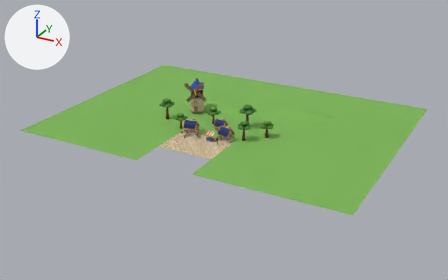
The Blender file environments/village.blend: old version first, new version second.
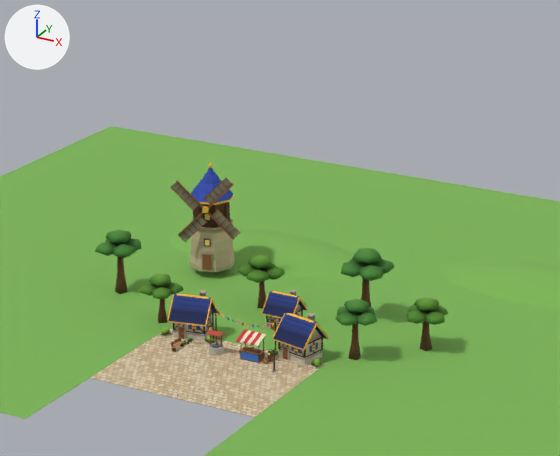
Old and new are each drawn whole from a 50 mm camera at (98.9, -161.3, 84.1) aimed at (-2.0, 22.1, -7.6) and again close up on the part from 29% to 69% of the width and 8% to 62% of the height. Arrows for +X, +Y and +Z are at upper left; the lights stay in place. The last two pictures show the newer version.

Names of what the first close-up shows: 'CottageL', 'CottageR', 'Floor', 'FloorGrout', 'Hill', 'Hill2', 'Lawn', 'LawnL', 'LawnR', 'Tree0', 'Tree1', 'Tree2', 'Tree3', 'Tree4', 'Tree5', 'Windmill' and 11 more.
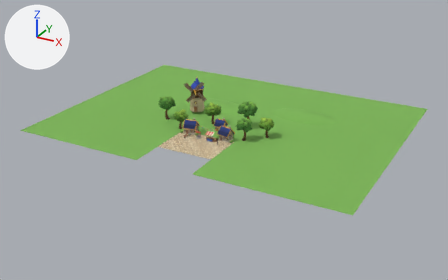
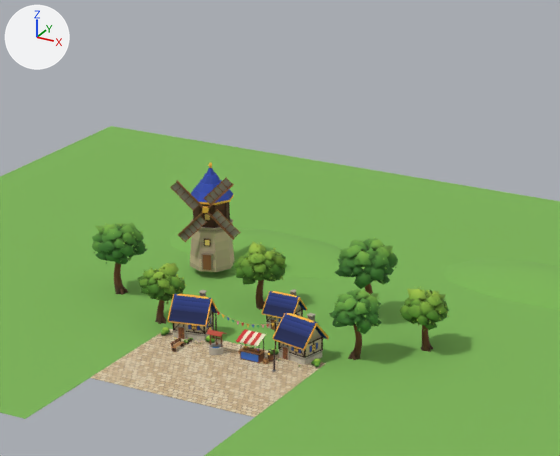
Changed parts and their boxes [x1, y1, x2, y2] in the close-ups (560 x 456 px):
'Tree3', reshaped
    before: [341, 248, 394, 307]
    after: [335, 237, 398, 294]
'Tree5', reshaped (17% wider, 12% taller)
    before: [95, 229, 142, 294]
    after: [92, 222, 147, 295]
'Tree1', reshaped (29% wider, 16% taller)
    before: [336, 299, 377, 360]
    after: [329, 289, 382, 360]
'Tree2', reshaped (15% wider, 28% taller)
    before: [238, 255, 285, 308]
    after: [233, 242, 287, 310]
'Tree4', reshaped (19% wider, 22% taller)
    before: [406, 297, 448, 351]
    after: [400, 286, 450, 352]
'Tree0', reshaped (7% wider, 24% taller)
    before: [139, 274, 184, 323]
    after: [138, 263, 186, 324]
part 1 of me_treeround_a_lod1, rebuilt (13% shorter)
    before: [158, 269, 432, 351]
    after: [156, 280, 431, 351]
part 2 of me_treeround_a_lod1, rebuilt (mostly hidden)
    before: [150, 264, 427, 324]
    after: [411, 317, 418, 323]
part 3 of me_treeround_a_lod1, rebuilt (not visible afterwards)
    before: [149, 255, 439, 311]
part 4 of me_treeround_a_lod1, rebuilt
    before: [139, 270, 445, 325]
    after: [142, 273, 444, 323]
part 5 of me_treeround_a_lod1, rebuilt
    before: [152, 266, 448, 315]
    after: [154, 267, 285, 300]
part 6 of me_treeround_a_lod1, built on
    before: [164, 264, 425, 312]
    after: [138, 242, 450, 330]
part 7 of me_treeround_a_lod1, added
    after: [155, 302, 433, 352]
part 8 of me_treeround_b_lod1, rebuilt (8% shorter)
    before: [115, 256, 371, 360]
    after: [114, 263, 373, 359]
part 9 of me_treeround_b_lod1, rebuilt (mostly hidden afterwards)
    before: [113, 244, 369, 315]
    after: [128, 250, 136, 257]
part 10 of me_treeround_b_lod1, rebuilt (mostly hidden afterwards)
    before: [106, 229, 382, 313]
    after: [118, 229, 368, 309]
part 11 of me_treeround_b_lod1, rebuilt
    before: [120, 238, 365, 326]
    after: [339, 266, 357, 326]
part 12 of me_treeround_b_lod1, rebuilt
    before: [105, 238, 384, 326]
    after: [368, 266, 384, 324]
part 13 of me_treeround_b_lod1, built on
    before: [95, 242, 394, 316]
    after: [92, 222, 398, 334]
part 14 of me_treeround_b_lod1, added
    after: [116, 287, 361, 360]

The change, as a diff of the scene's bpy script:
```diff
--- a/environments/village.blend.py
+++ b/environments/village.blend.py
@@ me_treeround_a_lod1 @@
 # used by ob_tree0; location = (-11.8, 8.6, 0.0); rotation_euler = (1.571, 0.0, 0.0), in degrees (90, 0, 0); scale = (0.95, 0.95, 0.95)
-me_treeround_a_lod1.from_pydata(...)  # 73 vertices, 120 faces; spans x -2.46..2.25, y -0.75..6.15, z -2.31..2.43
+me_treeround_a_lod1.from_pydata(...)  # 1641 vertices, 2249 faces; spans x -3.06..3.21, y -0.65..7.3, z -3.1..2.55
+# me_treeround_a_lod1 part 1: the loose piece of 13 vertices spanning x -0.75..0.75, y -0.75..4.41, z -0.75..0.75 is rebuilt with 91 vertices and now spans x -0.7..0.54, y -0.65..3.85, z -0.52..0.73
+# me_treeround_a_lod1 part 2: the loose piece of 12 vertices spanning x -2.12..0.52, y 3.36..4.93, z -2.31..0.25 is rebuilt with 23 vertices and now spans x -1.82..-0.29, y 3.49..4.62, z -2.06..-0.42
+# me_treeround_a_lod1 part 3: the loose piece of 12 vertices spanning x -1.26..1.4, y 4.49..6.15, z -1.43..1.36 is rebuilt with 23 vertices and now spans x -1.39..0.87, y 4.54..6.15, z -1.15..1.23
+# me_treeround_a_lod1 part 4: the loose piece of 12 vertices spanning x -2.46..0.17, y 3.36..4.93, z -0.67..1.9 is rebuilt with 23 vertices and now spans x -2.13..-0.53, y 3.75..4.84, z 0.14..1.83
+# me_treeround_a_lod1 part 5: the loose piece of 12 vertices spanning x -0.7..1.89, y 3.36..4.93, z -0.2..2.43 is rebuilt with 23 vertices and now spans x -0.43..1.6, y 3.58..5.07, z 0.48..2.14
+# me_treeround_a_lod1 part 6: 12 vertices removed from x -0.35..2.25, y 3.36..4.93, z -2.15..0.47; 1378 vertices added at x -3.06..3.21, y 3.08..7.3, z -3.1..2.55
+# me_treeround_a_lod1 part 7: 80 vertices added at x -1.12..1.08, y -0.47..0.59, z -0.83..1.14
 me_treeround_a_lod1.materials.append(mat_propvertexmat)
@@ me_treeround_b_lod1 @@
 # used by ob_tree1; location = (12.2, 10.0, 0.0); rotation_euler = (1.571, 0.0, 0.698), in degrees (90, 0, 40); scale = (0.9, 0.9, 0.9)
-me_treeround_b_lod1.from_pydata(...)  # 73 vertices, 120 faces; spans x -2.52..2.66, y -0.79..7.79, z -2.28..2.93
+me_treeround_b_lod1.from_pydata(...)  # 1465 vertices, 2249 faces; spans x -3.35..3.29, y -0.68..8.6, z -3.01..3.44
+# me_treeround_b_lod1 part 8: the loose piece of 13 vertices spanning x -0.82..0.82, y -0.79..5.37, z -0.82..0.82 is rebuilt with 91 vertices and now spans x -0.61..0.91, y -0.68..4.83, z -0.79..0.6
+# me_treeround_b_lod1 part 9: the loose piece of 12 vertices spanning x -2.15..0.75, y 4.72..6.45, z -2.28..0.53 is rebuilt with 23 vertices and now spans x -2.18..-0.26, y 4.92..6.09, z -1.53..0.34
+# me_treeround_b_lod1 part 10: the loose piece of 12 vertices spanning x -1.2..1.72, y 5.96..7.79, z -1.32..1.76 is rebuilt with 23 vertices and now spans x -1.11..1.35, y 5.9..7.69, z -0.62..1.91
+# me_treeround_b_lod1 part 11: the loose piece of 12 vertices spanning x -2.52..0.38, y 4.72..6.45, z -0.47..2.35 is rebuilt with 23 vertices and now spans x -2.37..0.06, y 4.86..6.32, z 0.52..2.69
+# me_treeround_b_lod1 part 12: the loose piece of 12 vertices spanning x -0.58..2.27, y 4.72..6.45, z 0.04..2.93 is rebuilt with 23 vertices and now spans x 0.49..2.41, y 5.05..6.73, z 0.46..2.74
+# me_treeround_b_lod1 part 13: 12 vertices removed from x -0.2..2.66, y 4.72..6.45, z -2.11..0.77; 1202 vertices added at x -3.35..3.29, y 4.06..8.6, z -3.01..3.44
+# me_treeround_b_lod1 part 14: 80 vertices added at x -1.15..1.03, y -0.47..0.62, z -1.17..0.97
 me_treeround_b_lod1.materials.append(mat_propvertexmat)
```
